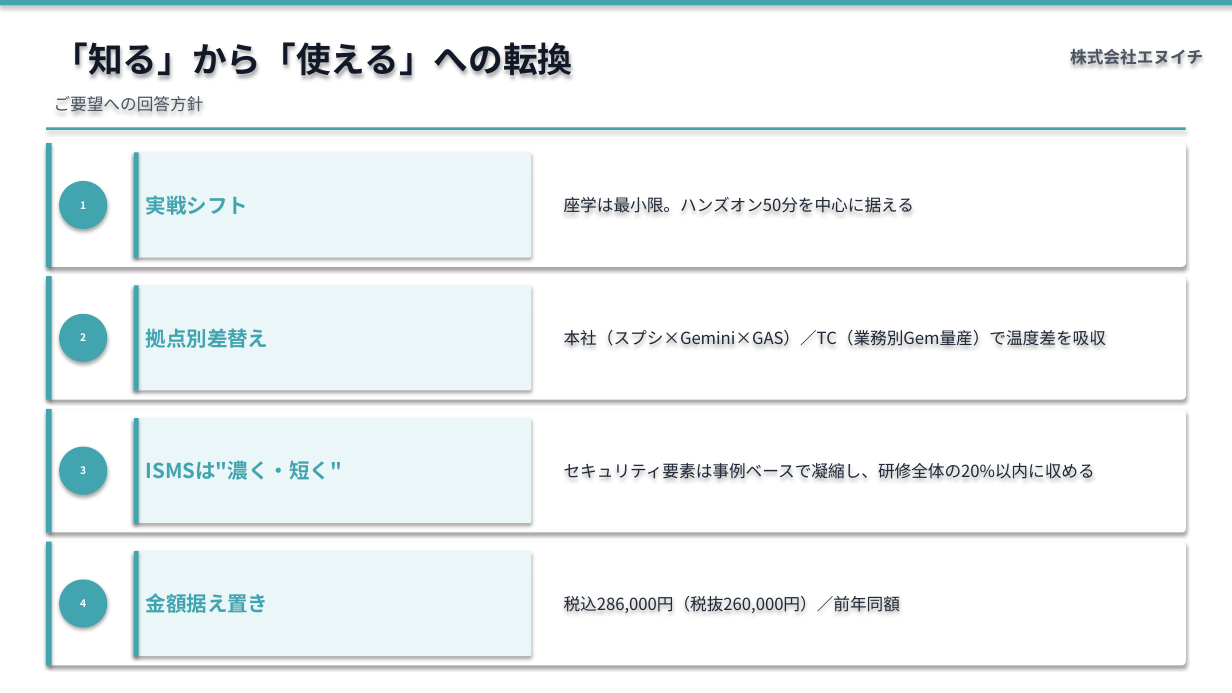
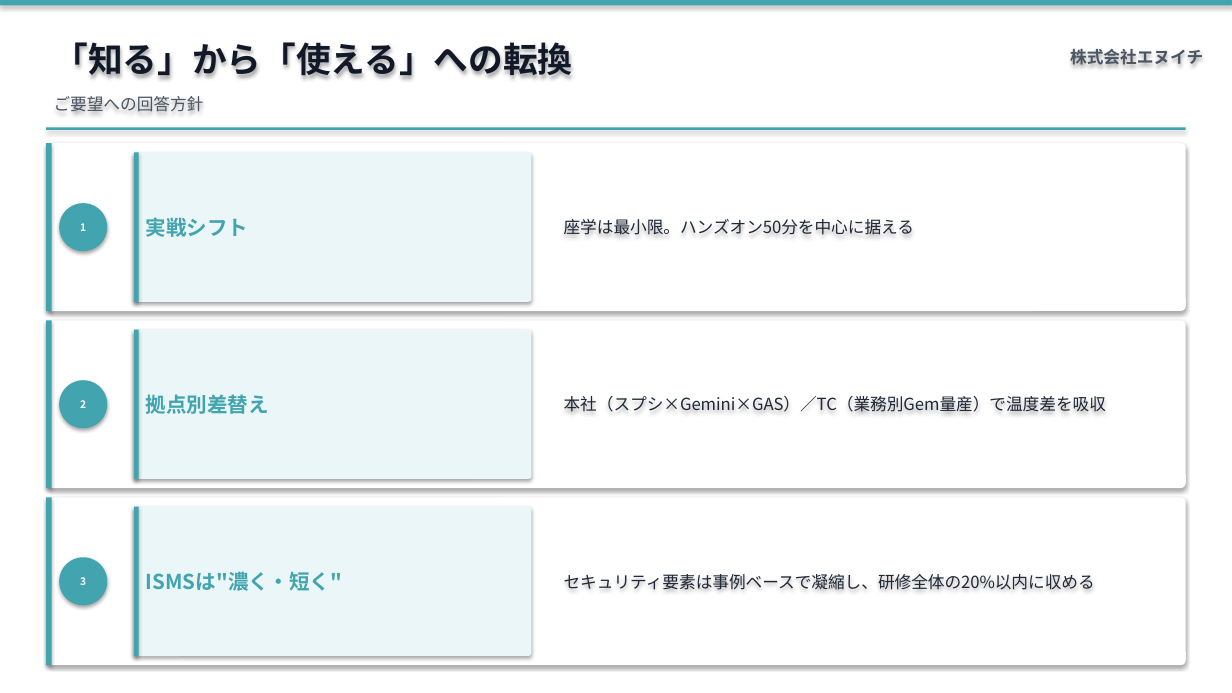
Before and after one commit to Ryunosuke-Okawa/Ryunosuke-n1, a slide deck: slide 10 of output/proposal_broadlink_20260430.pptx. Drawn at 1232x693 pixels with LibreOffice and Linux fonts; fonts in the diff are those of the drawing. Boxes give left, top, right and bottom in pixels: in the first picture for what was removed or moved away, otherwise in the second. Text is boxed around its words. In the diff, an @@ line names an element or a change of style, - is before the commit and + after.

```diff
--- a/output/proposal_broadlink_20260430.pptx
+++ b/output/proposal_broadlink_20260430.pptx
@@ rounded rectangle resized from (x1=46, y1=143, x2=1186, y2=267) to (x1=46, y1=143, x2=1186, y2=311) @@
@@ rectangle resized from (x1=46, y1=143, x2=52, y2=267) to (x1=46, y1=143, x2=52, y2=311) @@
@@ text "座学は最小限。ハンズオン50分を中心に据える" moved from (x1=564, y1=197, x2=914, y2=213) to (x1=564, y1=219, x2=914, y2=235) @@
@@ rounded rectangle "実戦シフト" resized from (x1=134, y1=152, x2=531, y2=258) to (x1=134, y1=152, x2=531, y2=302) @@
@@ rectangle resized from (x1=134, y1=152, x2=139, y2=258) to (x1=134, y1=152, x2=139, y2=302) @@
@@ ellipse "1" moved from (x1=59, y1=181, x2=107, y2=229) to (x1=59, y1=203, x2=107, y2=251) @@
@@ rounded rectangle resized from (x1=46, y1=276, x2=1186, y2=400) to (x1=46, y1=321, x2=1186, y2=489) @@
@@ rectangle resized from (x1=46, y1=276, x2=52, y2=400) to (x1=46, y1=321, x2=52, y2=489) @@
@@ text "本社（スプシ×Gemini×GAS）／TC（業務別Gem量産）で温度差を吸収" moved from (x1=564, y1=330, x2=1106, y2=346) to (x1=564, y1=396, x2=1106, y2=412) @@
@@ rounded rectangle "拠点別差替え" resized from (x1=134, y1=286, x2=531, y2=391) to (x1=134, y1=330, x2=531, y2=480) @@
@@ rectangle resized from (x1=134, y1=286, x2=139, y2=391) to (x1=134, y1=330, x2=139, y2=480) @@
@@ ellipse "2" moved from (x1=59, y1=314, x2=107, y2=362) to (x1=59, y1=381, x2=107, y2=429) @@
@@ rounded rectangle resized from (x1=46, y1=409, x2=1186, y2=532) to (x1=46, y1=497, x2=1186, y2=665) @@
@@ rectangle resized from (x1=46, y1=409, x2=52, y2=532) to (x1=46, y1=497, x2=52, y2=665) @@
@@ rounded rectangle "ISMSは"濃く・短く"" resized from (x1=134, y1=419, x2=531, y2=524) to (x1=134, y1=506, x2=531, y2=656) @@
@@ rectangle resized from (x1=134, y1=419, x2=139, y2=524) to (x1=134, y1=506, x2=139, y2=656) @@
@@ text "セキュリティ要素は事例ベースで凝縮し、研修全体の20%以内に収める" moved from (x1=564, y1=463, x2=1095, y2=479) to (x1=564, y1=574, x2=1095, y2=590) @@
@@ rounded rectangle removed at (x1=46, y1=542, x2=1186, y2=665) @@
@@ rectangle removed at (x1=46, y1=542, x2=52, y2=665) @@
@@ ellipse "3" moved from (x1=59, y1=446, x2=107, y2=494) to (x1=59, y1=557, x2=107, y2=605) @@
@@ rounded rectangle removed at (x1=134, y1=551, x2=531, y2=656) @@
-金額据え置き
@@ rectangle removed at (x1=134, y1=551, x2=139, y2=656) @@
@@ ellipse removed at (x1=59, y1=579, x2=107, y2=628) @@
-4
@@ text removed at (x1=564, y1=596, x2=900, y2=613) @@
-税込286,000円（税抜260,000円）／前年同額
```
Also in this commit, not shown: 2 other slides changed, 1 other file.
